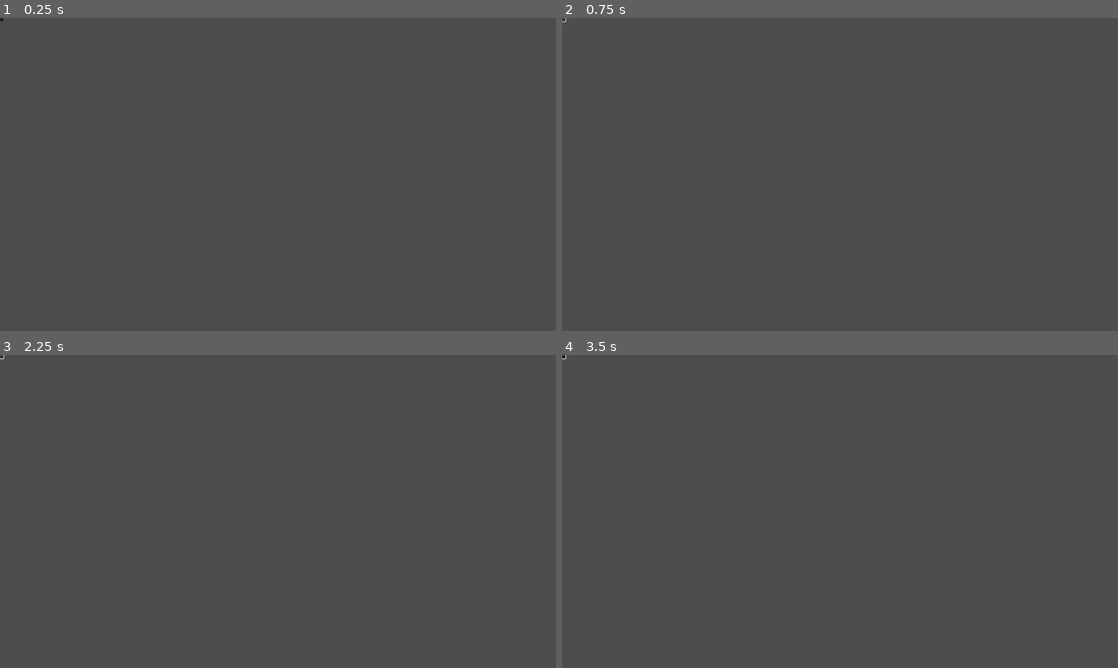
Above: before the commit, frames 1-4 (two rows, left to right).
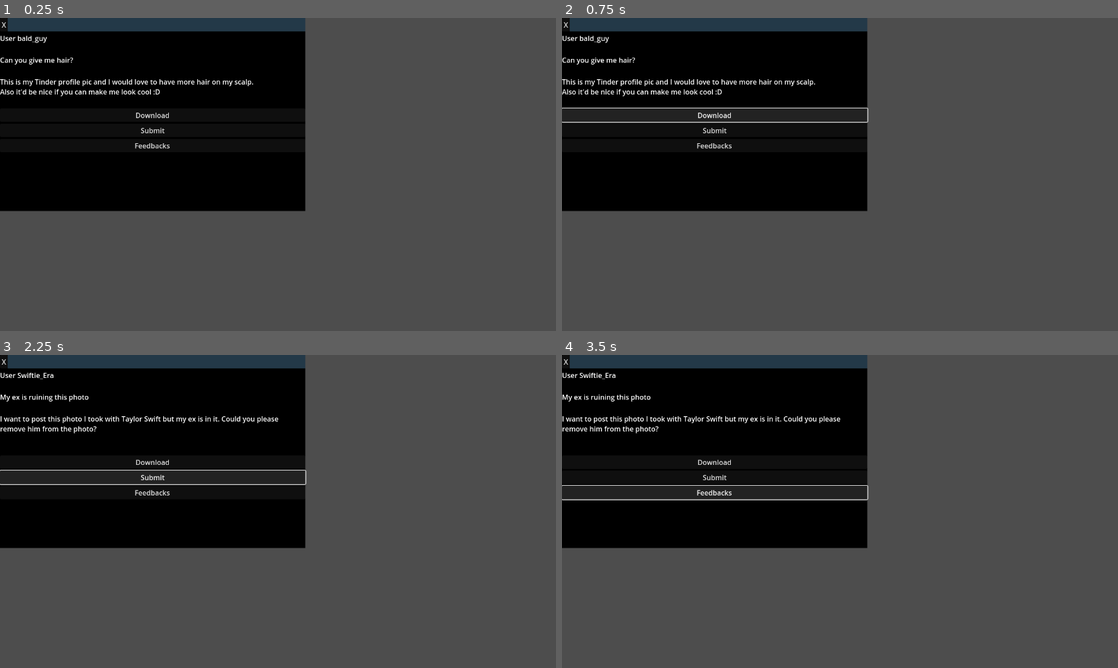
Above: after the commit, the same moments.

Repository: MunnChai/GMTKGameJam2025
Game: Godot game, scene res://apps/commissions_app/commissions_app.tscn
Same seed, same stepped clock (60 frames per second), same inputs: the game is played once before the commit and once after it. The project has no main scene, so this scene is started directly.
Inputs (mouse positions are in pixels of both pictures, inside the frame that each line leads up to; where the layout moved, square brackets give the same spot in the first picture):
- Up to frame 1 (0.25 s): no input
- Up to frame 2 (0.75 s): click (712, 115) [562, 21] at 0.5 s
- Up to frame 3 (2.25 s): click (5, 361) at 1.25 s, where only the run after the commit has a clickable "X"; click (150, 467) [0, 358] at 2 s
- Up to frame 4 (3.5 s): click (712, 492) at 2.75 s, where only the run after the commit has a clickable "Feedbacks"

The runs differ from the first frame. In frame 1, 34% of the frame differs, in the area x 0-55%, y 0-62%; in frame 2, 34%, in the area x 0-56%, y 0-62%; in frame 3, 34%; in frame 4, 34%.

Commit message:
updated with Felix's window

Diff:
--- a/game/gmtkgamejam2025/apps/commissions_app/commission_stats/day_one.tres
+++ b/game/gmtkgamejam2025/apps/commissions_app/commission_stats/day_one.tres
@@ -8,7 +8,6 @@
 id = "bald_guy"
 title = "Can you give me hair?"
 desc = "This is my Tinder profile pic and I would love to have more hair on my scalp.
-
 Also it'd be nice if you can make me look cool :D"
 day = 1
 assets = Array[Texture2D]([ExtResource("1_kdkyl")])
--- a/game/gmtkgamejam2025/apps/commissions_app/commissions_app.gd
+++ b/game/gmtkgamejam2025/apps/commissions_app/commissions_app.gd
@@ -1,5 +1,5 @@
 class_name CommissionApp
-extends Control
+extends DesktopWindow
 
 @onready var id: RichTextLabel = %Id
 @onready var title: RichTextLabel = %Title
@@ -8,13 +8,17 @@
 @onready var download_button: Button = %Download
 @onready var submit_button: Button = %Submit
 
+var day: int
 var commission_stat: CommissionStat
 
 @export var commissions: Dictionary[int, CommissionStat]
 
 
 func _ready() -> void:
+	if not day:
+		day = 1
 	connect_signals()
+	update_comm()
 
 func connect_signals() -> void:
 	download_button.pressed.connect(on_download_pressed)
@@ -24,10 +28,15 @@
 	return
 
 func on_submit_pressed() -> void:
-	return
+	day = day + 1
+	update_comm()
 
-func update_day(day: int) -> void:
+func update_comm() -> void:
 	var stat: CommissionStat = commissions[day]
 	if not stat:
 		return
 	commission_stat = stat
+
+	id.text = "User " + stat.id + "\n "
+	title.text = stat.title + "\n "
+	desc.text = stat.desc + "\n "
--- a/game/gmtkgamejam2025/apps/commissions_app/commissions_app.tscn
+++ b/game/gmtkgamejam2025/apps/commissions_app/commissions_app.tscn
@@ -1,49 +1,80 @@
-[gd_scene load_steps=5 format=3 uid="uid://ch0ww8kp2820e"]
+[gd_scene load_steps=7 format=3 uid="uid://cvhqup0ds5r4a"]
 
 [ext_resource type="Script" uid="uid://b1xwmatdlar7k" path="res://apps/commissions_app/commissions_app.gd" id="1_qmn3t"]
 [ext_resource type="Script" uid="uid://dp4mcnxq4gn30" path="res://apps/commissions_app/commission_stats/commission_stat.gd" id="2_2e8ng"]
 [ext_resource type="Resource" uid="uid://cfn2kqlu7midd" path="res://apps/commissions_app/commission_stats/day_one.tres" id="3_3bsde"]
 [ext_resource type="Resource" uid="uid://dbn28hkhlg18e" path="res://apps/commissions_app/commission_stats/day_two.tres" id="4_3bsde"]
 
+[sub_resource type="StyleBoxFlat" id="StyleBoxFlat_ojmwe"]
+bg_color = Color(0, 0, 0, 1)
+
+[sub_resource type="StyleBoxFlat" id="StyleBoxFlat_foefx"]
+bg_color = Color(0.139198, 0.223356, 0.283347, 1)
+
 [node name="CommissionsApp" type="Control"]
 layout_mode = 3
-anchors_preset = 15
-anchor_right = 1.0
-anchor_bottom = 1.0
-grow_horizontal = 2
-grow_vertical = 2
+anchors_preset = 0
 script = ExtResource("1_qmn3t")
 commissions = Dictionary[int, ExtResource("2_2e8ng")]({
 1: ExtResource("3_3bsde"),
 2: ExtResource("4_3bsde")
 })
 
-[node name="Title" type="RichTextLabel" parent="."]
+[node name="PanelContainer" type="PanelContainer" parent="."]
+layout_mode = 0
+offset_right = 703.0
+offset_bottom = 444.0
+theme_override_styles/panel = SubResource("StyleBoxFlat_ojmwe")
+
+[node name="VBoxContainer" type="VBoxContainer" parent="PanelContainer"]
+layout_mode = 2
+
+[node name="HBoxContainer" type="HBoxContainer" parent="PanelContainer/VBoxContainer"]
+layout_mode = 2
+theme_override_constants/separation = 0
+
+[node name="CloseButton" type="Button" parent="PanelContainer/VBoxContainer/HBoxContainer"]
 unique_name_in_owner = true
-layout_mode = 0
-offset_right = 40.0
-offset_bottom = 40.0
+layout_mode = 2
+mouse_default_cursor_shape = 2
+text = "X"
 
-[node name="Description" type="RichTextLabel" parent="."]
+[node name="DragBar" type="Panel" parent="PanelContainer/VBoxContainer/HBoxContainer"]
 unique_name_in_owner = true
-layout_mode = 0
-offset_right = 40.0
-offset_bottom = 40.0
+layout_mode = 2
+size_flags_horizontal = 3
+mouse_default_cursor_shape = 2
+theme_override_styles/panel = SubResource("StyleBoxFlat_foefx")
 
-[node name="Id" type="RichTextLabel" parent="."]
+[node name="Id" type="RichTextLabel" parent="PanelContainer/VBoxContainer"]
 unique_name_in_owner = true
-layout_mode = 0
-offset_right = 40.0
-offset_bottom = 40.0
+layout_mode = 2
+text = "Id"
+fit_content = true
 
-[node name="Download" type="Button" parent="."]
+[node name="Title" type="RichTextLabel" parent="PanelContainer/VBoxContainer"]
 unique_name_in_owner = true
-layout_mode = 0
-offset_right = 8.0
-offset_bottom = 8.0
+layout_mode = 2
+text = "Title"
+fit_content = true
 
-[node name="Submit" type="Button" parent="."]
+[node name="Description" type="RichTextLabel" parent="PanelContainer/VBoxContainer"]
 unique_name_in_owner = true
-layout_mode = 0
-offset_right = 8.0
-offset_bottom = 8.0
+layout_mode = 2
+text = "Description"
+fit_content = true
+
+[node name="Download" type="Button" parent="PanelContainer/VBoxContainer"]
+unique_name_in_owner = true
+layout_mode = 2
+text = "Download"
+
+[node name="Submit" type="Button" parent="PanelContainer/VBoxContainer"]
+unique_name_in_owner = true
+layout_mode = 2
+text = "Submit"
+
+[node name="Feedbacks" type="Button" parent="PanelContainer/VBoxContainer"]
+unique_name_in_owner = true
+layout_mode = 2
+text = "Feedbacks"
--- a/game/gmtkgamejam2025/desktop/windows/window/window.tscn
+++ b/game/gmtkgamejam2025/desktop/windows/window/window.tscn
@@ -14,6 +14,7 @@
 script = ExtResource("1_t505n")
 
 [node name="PanelContainer" type="PanelContainer" parent="."]
+layout_mode = 0
 offset_right = 419.0
 offset_bottom = 299.0
 theme_override_styles/panel = SubResource("StyleBoxFlat_ojmwe")
